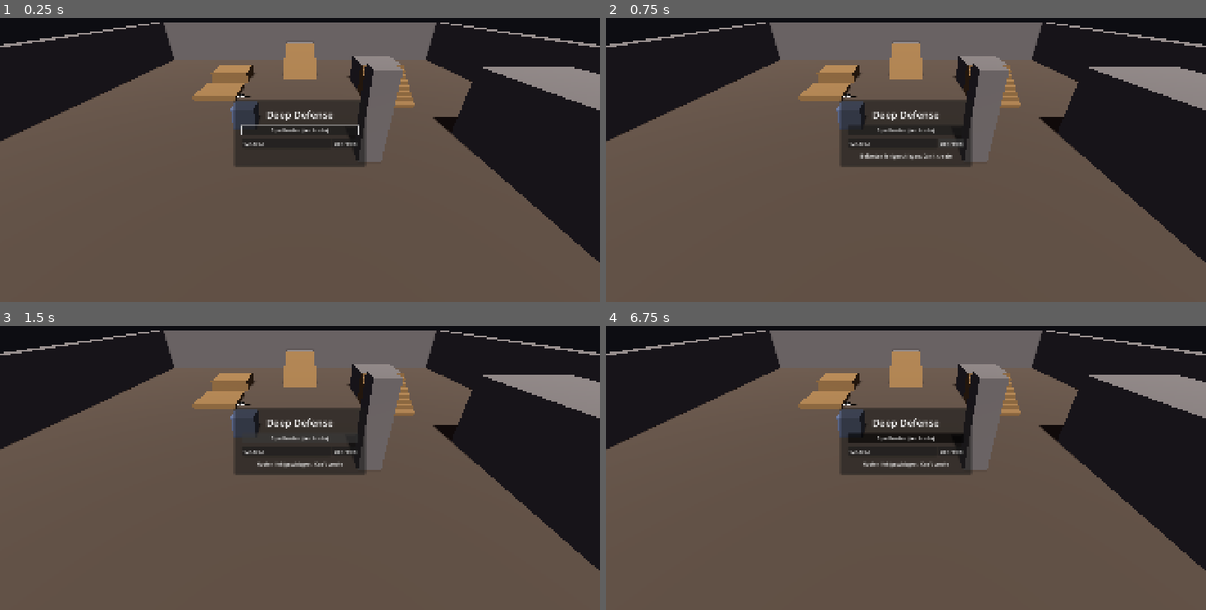
Above: before the commit, frames 1-4 (two rows, left to right).
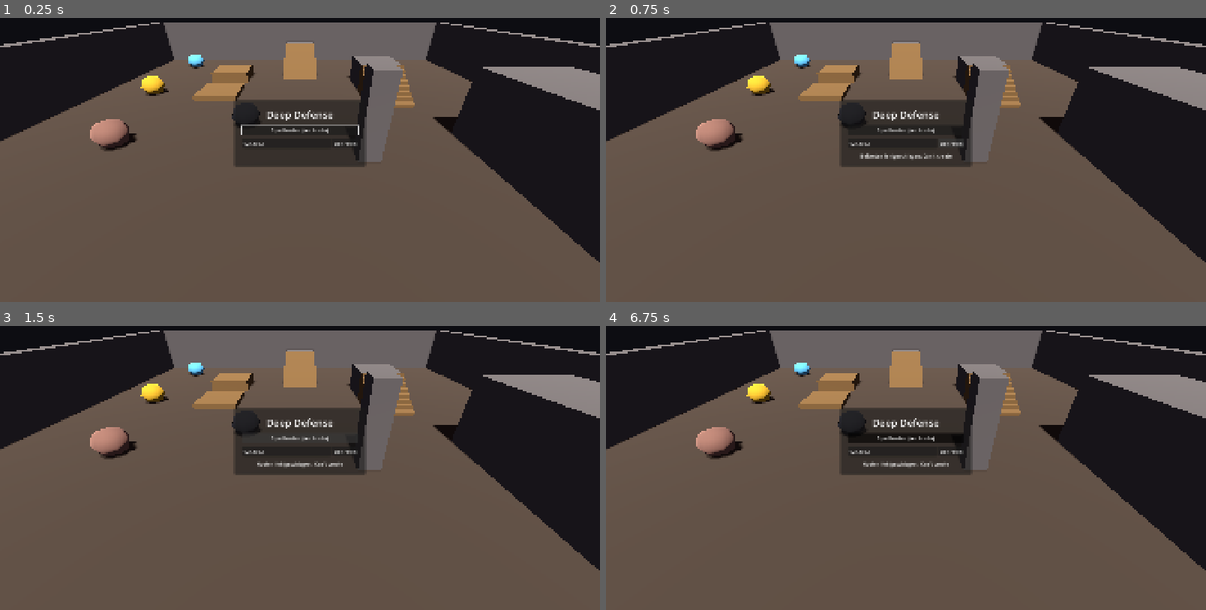
Above: after the commit, the same moments.

Repository: toxs1ck/deep-defense
Game: Godot game, scene res://scenes/Main.tscn
Two runs of this game, one before a commit and one after it. Both use one fixed random seed, a clock stepped at 60 frames per second and the inputs below.
Inputs (mouse positions are in pixels of both pictures, inside the frame that each line leads up to):
- Up to frame 1 (0.25 s): no input
- Up to frame 2 (0.75 s): click "Beitreten" at 0.5 s
- Up to frame 3 (1.5 s): click "Spiel hosten (auch solo)" at 1.25 s
- Up to frame 4 (6.75 s): move the mouse to (1038, 425) at 2.02 s; hold D (move_right) 2.03-2.78 s; hold E (interact) 2.03-2.78 s; click (1038, 425) at 2.17 s; move the mouse to (786, 459) at 2.77 s; hold S (move_back) 2.78-3.53 s; tap V (camera_switch_shoulder) at 2.85, 5.85 s; tap E (interact) at 3.05, 4.55, 6.05 s; move the mouse to (966, 368) at 3.52 s; hold D (move_right) 3.53-4.28 s; hold E (interact) 3.53-4.28 s; move the mouse to (876, 507) at 4.27 s; hold W (move_forward) 4.28-5.03 s; tap Shift (sprint) at 4.35 s; click (876, 507) at 4.42 s; move the mouse to (1086, 490) at 5.02 s; hold E (interact) 5.03-5.78 s; hold A (move_left) 5.03-6.53 s; move the mouse to (726, 391) at 5.77 s; move the mouse to (936, 442) at 6.52 s; hold S (move_back) from 6.53 s (still down); hold E (interact) from 6.53 s (still down); click (936, 442) at 6.67 s

The runs differ from the first frame. In frame 1, 1.3% of the frame differs, in the area x 15-44%, y 12-47%; in frame 2, 1.3%; in frame 3, 1.3%; in frame 4, 1.3%.

Commit message:
Erzvorkommen und Abbau (Prototyp-Aufgabe 5)
- OreData mit Wert, Schlägen pro Brocken, Brocken pro Vorkommen,
  Gewichtsklasse und Farbe; Kohle, Eisen, Gold, Kristall in data/ores/
  nach der GDD-Tabelle
- OreDeposit: Host zählt Schläge (Rate aus PlayerData.mining_rate,
  1,5/s), nach X Schlägen bricht ein Brocken heraus; Funken und kurzes
  Wackeln bei jedem Treffer für alle; schrumpft und verschwindet, wenn
  erschöpft; Stand wird an später Beitretende geschickt
- OreChunk: RigidBody auf dem Host, Clients glätten die übertragene
  Lage; per ChunkSpawner in Main repliziert
- InteractableComponent.allow_hold: E halten baut im Takt weiter ab
- TestRock durch vier Vorkommen im Testraum ersetzt

Co-Authored-By: Claude Opus 5.5 <noreply@anthropic.com>
Claude-Session: https://claude.ai/code/session_01GAyhZRLbDQ8opLecsSdQ6t

Diff:
--- a/components/InteractableComponent.gd
+++ b/components/InteractableComponent.gd
@@ -14,6 +14,8 @@
 ## Text im Prompt, z. B. „Abbauen“ → „E: Abbauen“.
 @export var prompt_text: String = "Benutzen"
 @export var enabled: bool = true
+## Gedrückt halten wiederholt die Interaktion im Takt der Abbaurate des Spielers (z. B. Abbauen).
+@export var allow_hold: bool = false
 
 
 func _ready() -> void:
--- /dev/null
+++ b/data/ores/coal.tres
@@ -0,0 +1,12 @@
+[gd_resource type="Resource" script_class="OreData" load_steps=2 format=3]
+
+[ext_resource type="Script" path="res://scripts/resources/OreData.gd" id="1_ore"]
+
+[resource]
+script = ExtResource("1_ore")
+display_name = "Kohle"
+value = 5
+hits_per_chunk = 2
+chunks_per_deposit = 6
+weight = 0
+color = Color(0.15, 0.15, 0.17, 1)
--- /dev/null
+++ b/data/ores/crystal.tres
@@ -0,0 +1,12 @@
+[gd_resource type="Resource" script_class="OreData" load_steps=2 format=3]
+
+[ext_resource type="Script" path="res://scripts/resources/OreData.gd" id="1_ore"]
+
+[resource]
+script = ExtResource("1_ore")
+display_name = "Kristall"
+value = 60
+hits_per_chunk = 8
+chunks_per_deposit = 3
+weight = 3
+color = Color(0.45, 0.85, 1, 1)
--- /dev/null
+++ b/data/ores/gold.tres
@@ -0,0 +1,12 @@
+[gd_resource type="Resource" script_class="OreData" load_steps=2 format=3]
+
+[ext_resource type="Script" path="res://scripts/resources/OreData.gd" id="1_ore"]
+
+[resource]
+script = ExtResource("1_ore")
+display_name = "Gold"
+value = 30
+hits_per_chunk = 6
+chunks_per_deposit = 4
+weight = 2
+color = Color(0.95, 0.75, 0.2, 1)
--- /dev/null
+++ b/data/ores/iron.tres
@@ -0,0 +1,12 @@
+[gd_resource type="Resource" script_class="OreData" load_steps=2 format=3]
+
+[ext_resource type="Script" path="res://scripts/resources/OreData.gd" id="1_ore"]
+
+[resource]
+script = ExtResource("1_ore")
+display_name = "Eisen"
+value = 12
+hits_per_chunk = 4
+chunks_per_deposit = 5
+weight = 1
+color = Color(0.62, 0.45, 0.38, 1)
--- a/data/player/default_player.tres
+++ b/data/player/default_player.tres
@@ -16,3 +16,4 @@
 air_acceleration = 30.0
 turn_speed = 20.0
 interaction_range = 2.5
+mining_rate = 1.5
--- a/scenes/Main.gd
+++ b/scenes/Main.gd
@@ -4,10 +4,12 @@
 ## Zum schnellen Testen per Kommandozeile: „-- --host“ oder „-- --join=127.0.0.1“.
 
 const PLAYER_SCENE: PackedScene = preload("res://scenes/player/Player.tscn")
+const CHUNK_SCENE: PackedScene = preload("res://scenes/world/OreChunk.tscn")
 const SPAWN_ORIGIN: Vector3 = Vector3(0, 0, 4)
 const SPAWN_SPACING: float = 1.5
 
 @onready var _players: Node3D = $Players
+@onready var _chunks: Node3D = $Chunks
 @onready var _menu: MainMenu = $UI/MainMenu
 @onready var _help: Label = $UI/Help
 @onready var _hud: HUD = $UI/HUD
@@ -19,6 +21,8 @@
 	_help.visible = false
 	_hud.visible = false
 	_players.child_entered_tree.connect(_on_player_added)
+	for deposit: OreDeposit in get_tree().get_nodes_in_group(OreDeposit.GROUP):
+		deposit.chunk_broken_off.connect(_on_chunk_broken_off)
 	_network_status.visible = false
 	_menu.host_requested.connect(_on_host_requested)
 	_menu.join_requested.connect(_on_join_requested)
@@ -108,6 +112,16 @@
 		player.interaction_target_changed.connect(_hud.show_interaction)
 
 
+## Nur auf dem Host: Brocken spawnen, der ChunkSpawner repliziert sie zu den Clients.
+func _on_chunk_broken_off(ore: OreData, spawn_position: Vector3, impulse: Vector3) -> void:
+	var chunk := CHUNK_SCENE.instantiate() as OreChunk
+	chunk.ore_path = ore.resource_path
+	chunk.position = spawn_position
+	chunk.sync_position = spawn_position
+	_chunks.add_child(chunk, true)
+	chunk.apply_central_impulse(impulse * chunk.mass)
+
+
 func _on_player_left(peer_id: int) -> void:
 	var player := _players.get_node_or_null(str(peer_id))
 	if player:
--- a/scenes/Main.tscn
+++ b/scenes/Main.tscn
@@ -30,6 +30,12 @@
 _spawnable_scenes = PackedStringArray("res://scenes/player/Player.tscn")
 spawn_path = NodePath("../Players")
 
+[node name="Chunks" type="Node3D" parent="."]
+
+[node name="ChunkSpawner" type="MultiplayerSpawner" parent="."]
+_spawnable_scenes = PackedStringArray("res://scenes/world/OreChunk.tscn")
+spawn_path = NodePath("../Chunks")
+
 [node name="MenuCamera" type="Camera3D" parent="."]
 transform = Transform3D(1, 0, 0, 0, 0.857167, 0.515038, 0, -0.515038, 0.857167, 0, 6, 12)
 fov = 75.0
@@ -44,7 +50,7 @@
 offset_right = 624.0
 offset_bottom = 104.0
 text = "WASD / linker Stick: laufen · Shift: sprinten · Leertaste: springen
-Maus / rechter Stick: Kamera · V / R3: Schulter wechseln · E / X: interagieren · Esc: beenden"
+Maus / rechter Stick: Kamera · V / R3: Schulter wechseln · E / X: interagieren (halten zum Abbauen) · Esc: beenden"
 
 [node name="NetworkStatus" type="Label" parent="UI"]
 anchors_preset = 1
--- a/scenes/player/Player.gd
+++ b/scenes/player/Player.gd
@@ -30,6 +30,8 @@
 @onready var _body: MeshInstance3D = $Model/Body
 
 var _interaction_target: InteractableComponent = null
+## Wartezeit bis zur nächsten wiederholten Interaktion beim Gedrückthalten.
+var _interact_cooldown: float = 0.0
 
 ## Restzeit, in der ein Sprung noch erlaubt ist; am Boden immer voll.
 var _coyote_timer: float = 0.0
@@ -109,8 +111,12 @@
 	sync_yaw = _model.rotation.y
 
 	_update_interaction_target()
-	if _interaction_target and Input.is_action_just_pressed("interact"):
-		_interaction_target.request_interact()
+	_interact_cooldown = maxf(0.0, _interact_cooldown - delta)
+	if _interaction_target and _interact_cooldown <= 0.0:
+		var held := _interaction_target.allow_hold and Input.is_action_pressed("interact")
+		if held or Input.is_action_just_pressed("interact"):
+			_interaction_target.request_interact()
+			_interact_cooldown = 1.0 / data.mining_rate if _interaction_target.allow_hold else 0.0
 
 
 ## Jeder Spieler bekommt eine eigene Farbe aus seiner Peer-ID, damit man Figuren unterscheiden kann.
--- /dev/null
+++ b/scenes/world/OreChunk.gd
@@ -0,0 +1,49 @@
+class_name OreChunk
+extends RigidBody3D
+## Erzbrocken. Der Host simuliert die Physik, Clients zeigen die übertragene Lage geglättet an.
+## Wird vom MultiplayerSpawner unter „Chunks“ in Main repliziert; Aufheben und Tragen folgen in Aufgabe 6.
+
+## Pfad zur OreData-Resource; wird beim Spawnen mitgeschickt, damit Clients die Erzart kennen.
+@export var ore_path: String = ""
+@export var remote_smoothing: float = 20.0
+
+## Vom Host gesetzt und per MultiplayerSynchronizer verteilt.
+@export var sync_position: Vector3
+@export var sync_rotation: Vector3
+
+var ore: OreData
+
+@onready var _mesh: MeshInstance3D = $Mesh
+
+
+func _ready() -> void:
+	ore = load(ore_path) as OreData
+	assert(ore != null, "OreChunk: ungültiger ore_path '%s'" % ore_path)
+	var material := StandardMaterial3D.new()
+	material.albedo_color = ore.color
+	_mesh.material_override = material
+	if multiplayer.is_server():
+		_store_sync_state()
+	else:
+		# Auf Clients bewegt sich der Brocken nur über die übertragene Lage, nicht über eigene Physik.
+		freeze = true
+		global_position = sync_position
+		global_rotation = sync_rotation
+
+
+func _physics_process(delta: float) -> void:
+	if multiplayer.is_server():
+		_store_sync_state()
+		return
+	var weight := 1.0 - exp(-remote_smoothing * delta)
+	global_position = global_position.lerp(sync_position, weight)
+	var target := Quaternion.from_euler(sync_rotation)
+	global_basis = Basis(global_basis.get_rotation_quaternion().slerp(target, weight))
+
+
+func _store_sync_state() -> void:
+	# Nur bei echten Änderungen schreiben, damit ruhende Brocken keinen Netzwerkverkehr erzeugen.
+	if not global_position.is_equal_approx(sync_position):
+		sync_position = global_position
+	if not global_rotation.is_equal_approx(sync_rotation):
+		sync_rotation = global_rotation
--- /dev/null
+++ b/scenes/world/OreChunk.tscn
@@ -0,0 +1,38 @@
+[gd_scene load_steps=5 format=3]
+
+[ext_resource type="Script" path="res://scenes/world/OreChunk.gd" id="1_chunk"]
+
+[sub_resource type="BoxShape3D" id="BoxShape3D_chunk"]
+size = Vector3(0.4, 0.35, 0.4)
+
+[sub_resource type="SphereMesh" id="SphereMesh_chunk"]
+radius = 0.24
+height = 0.4
+radial_segments = 5
+rings = 2
+
+[sub_resource type="SceneReplicationConfig" id="SceneReplicationConfig_chunk"]
+properties/0/path = NodePath(".:ore_path")
+properties/0/spawn = true
+properties/0/replication_mode = 0
+properties/1/path = NodePath(".:sync_position")
+properties/1/spawn = true
+properties/1/replication_mode = 2
+properties/2/path = NodePath(".:sync_rotation")
+properties/2/spawn = true
+properties/2/replication_mode = 2
+
+[node name="OreChunk" type="RigidBody3D"]
+collision_layer = 16
+collision_mask = 25
+mass = 5.0
+script = ExtResource("1_chunk")
+
+[node name="CollisionShape3D" type="CollisionShape3D" parent="."]
+shape = SubResource("BoxShape3D_chunk")
+
+[node name="Mesh" type="MeshInstance3D" parent="."]
+mesh = SubResource("SphereMesh_chunk")
+
+[node name="MultiplayerSynchronizer" type="MultiplayerSynchronizer" parent="."]
+replication_config = SubResource("SceneReplicationConfig_chunk")
--- /dev/null
+++ b/scenes/world/OreDeposit.gd
@@ -0,0 +1,96 @@
+class_name OreDeposit
+extends StaticBody3D
+## Erzvorkommen: Nach ore.hits_per_chunk Schlägen fällt ein Brocken heraus, nach ore.chunks_per_deposit
+## Brocken ist es erschöpft. Der Host zählt und verteilt den Stand; jeder Treffer gibt Feedback bei allen.
+## Brocken spawnt das Vorkommen nicht selbst, es meldet sie per Signal nach oben.
+
+## Nur auf dem Host: ein Brocken ist abgebrochen und soll an spawn_position mit impulse erscheinen.
+signal chunk_broken_off(ore: OreData, spawn_position: Vector3, impulse: Vector3)
+
+const GROUP: StringName = &"ore_deposits"
+## Der Host lässt Schläge etwas schneller zu als die Schlagrate, damit Netzwerk-Schwankungen nicht schlucken.
+const HIT_RATE_TOLERANCE: float = 0.85
+
+@export var ore: OreData
+
+@onready var _mesh: MeshInstance3D = $Mesh
+@onready var _collision: CollisionShape3D = $CollisionShape3D
+@onready var _interactable: InteractableComponent = $InteractableComponent
+@onready var _sparks: CPUParticles3D = $Sparks
+
+var _hits: int = 0
+var _chunks_left: int = 0
+var _mesh_scale: Vector3 = Vector3.ONE
+## Nur Host: Zeitpunkt des letzten angenommenen Schlags pro Spieler (Node-Name → Sekunden).
+var _last_hit_time: Dictionary = {}
+
+
+func _enter_tree() -> void:
+	add_to_group(GROUP)
+
+
+func _ready() -> void:
+	assert(ore != null, "OreDeposit braucht eine OreData-Resource")
+	_chunks_left = ore.chunks_per_deposit
+	var material := StandardMaterial3D.new()
+	material.albedo_color = ore.color
+	_mesh.material_override = material
+	_interactable.prompt_text = "%s abbauen" % ore.display_name
+	_interactable.interacted.connect(_on_interacted)
+	NetworkManager.player_joined.connect(_on_player_joined)
+	_apply_state()
+
+
+func _on_interacted(player: Player) -> void:
+	if _chunks_left <= 0:
+		return
+	var now := Time.get_ticks_msec() / 1000.0
+	var min_interval := HIT_RATE_TOLERANCE / player.data.mining_rate
+	var last_hit: float = _last_hit_time.get(player.name, -INF)
+	if now - last_hit < min_interval:
+		return
+	_last_hit_time[player.name] = now
+
+	_hits += 1
+	if _hits >= ore.hits_per_chunk:
+		_hits = 0
+		_chunks_left -= 1
+		# Der Brocken springt in Richtung des Spielers heraus, damit er nicht hinter dem Vorkommen landet.
+		var to_player := player.global_position - global_position
+		to_player.y = 0.0
+		var direction := to_player.normalized() if to_player.length_squared() > 0.01 else Vector3.FORWARD
+		chunk_broken_off.emit(ore, global_position + Vector3.UP * 1.2 + direction * 0.5, (direction + Vector3.UP * 1.5) * 2.0)
+	_play_hit_feedback.rpc()
+	_sync_state.rpc(_hits, _chunks_left)
+
+
+## Später beitretende Spieler bekommen den aktuellen Stand direkt vom Host.
+func _on_player_joined(peer_id: int) -> void:
+	if multiplayer.is_server() and peer_id != multiplayer.get_unique_id():
+		_sync_state.rpc_id(peer_id, _hits, _chunks_left)
+
+
+@rpc("authority", "call_local", "reliable")
+func _sync_state(hits: int, chunks_left: int) -> void:
+	_hits = hits
+	_chunks_left = chunks_left
+	_apply_state()
+
+
+@rpc("authority", "call_local", "unreliable")
+func _play_hit_feedback() -> void:
+	_sparks.restart()
+	var tween := create_tween()
+	_mesh.scale = _mesh_scale * 1.08
+	tween.tween_property(_mesh, "scale", _mesh_scale, 0.12).set_trans(Tween.TRANS_BACK).set_ease(Tween.EASE_OUT)
+
+
+## Das Vorkommen schrumpft mit jedem Brocken und verschwindet, wenn es erschöpft ist.
+func _apply_state() -> void:
+	var depleted := _chunks_left <= 0
+	_mesh.visible = not depleted
+	_collision.disabled = depleted
+	_interactable.enabled = not depleted
+	var fullness := float(_chunks_left) / float(ore.chunks_per_deposit)
+	_mesh_scale = Vector3.ONE * lerpf(0.6, 1.0, fullness)
+	_mesh.scale = _mesh_scale
--- /dev/null
+++ b/scenes/world/OreDeposit.tscn
@@ -0,0 +1,62 @@
+[gd_scene load_steps=9 format=3]
+
+[ext_resource type="Script" path="res://scenes/world/OreDeposit.gd" id="1_deposit"]
+[ext_resource type="Script" path="res://components/InteractableComponent.gd" id="2_interact"]
+[ext_resource type="Resource" path="res://data/ores/coal.tres" id="3_coal"]
+
+[sub_resource type="SphereShape3D" id="SphereShape3D_body"]
+radius = 0.75
+
+[sub_resource type="SphereMesh" id="SphereMesh_rock"]
+radius = 0.8
+height = 1.4
+radial_segments = 7
+rings = 3
+
+[sub_resource type="SphereShape3D" id="SphereShape3D_interact"]
+radius = 0.95
+
+[sub_resource type="StandardMaterial3D" id="StandardMaterial3D_spark"]
+shading_mode = 0
+albedo_color = Color(1, 0.8, 0.35, 1)
+
+[sub_resource type="BoxMesh" id="BoxMesh_spark"]
+material = SubResource("StandardMaterial3D_spark")
+size = Vector3(0.05, 0.05, 0.05)
+
+[node name="OreDeposit" type="StaticBody3D"]
+script = ExtResource("1_deposit")
+ore = ExtResource("3_coal")
+
+[node name="CollisionShape3D" type="CollisionShape3D" parent="."]
+transform = Transform3D(1, 0, 0, 0, 1, 0, 0, 0, 1, 0, 0.6, 0)
+shape = SubResource("SphereShape3D_body")
+
+[node name="Mesh" type="MeshInstance3D" parent="."]
+transform = Transform3D(1, 0, 0, 0, 1, 0, 0, 0, 1, 0, 0.6, 0)
+mesh = SubResource("SphereMesh_rock")
+
+[node name="InteractableComponent" type="Area3D" parent="."]
+collision_layer = 32
+collision_mask = 0
+monitoring = false
+script = ExtResource("2_interact")
+prompt_text = "Abbauen"
+allow_hold = true
+
+[node name="CollisionShape3D" type="CollisionShape3D" parent="InteractableComponent"]
+transform = Transform3D(1, 0, 0, 0, 1, 0, 0, 0, 1, 0, 0.6, 0)
+shape = SubResource("SphereShape3D_interact")
+
+[node name="Sparks" type="CPUParticles3D" parent="."]
+transform = Transform3D(1, 0, 0, 0, 1, 0, 0, 0, 1, 0, 1.1, 0)
+emitting = false
+amount = 14
+lifetime = 0.4
+one_shot = true
+explosiveness = 1.0
+mesh = SubResource("BoxMesh_spark")
+direction = Vector3(0, 1, 0)
+spread = 70.0
+initial_velocity_min = 2.0
+initial_velocity_max = 4.5
--- a/scenes/world/TestRock.gd
+++ /dev/null
@@ -1,22 +0,0 @@
-extends StaticBody3D
-## Platzhalter zum Testen der Interaktion, bis in Aufgabe 5 echte Erzvorkommen (OreDeposit) kommen.
-## Der Host zählt die Schläge und verteilt den Stand an alle.
-
-@onready var _interactable: InteractableComponent = $InteractableComponent
-@onready var _label: Label3D = $Label3D
-
-var _hits: int = 0
-
-
-func _ready() -> void:
-	_interactable.interacted.connect(_on_interacted)
-
-
-func _on_interacted(player: Player) -> void:
-	_hits += 1
-	_show_hits.rpc(_hits, String(player.name))
-
-
-@rpc("authority", "call_local", "reliable")
-func _show_hits(hits: int, peer_name: String) -> void:
-	_label.text = "Schläge: %d\n(zuletzt Spieler %s)" % [hits, peer_name]
--- a/scenes/world/TestRock.tscn
+++ /dev/null
@@ -1,44 +0,0 @@
-[gd_scene load_steps=7 format=3]
-
-[ext_resource type="Script" path="res://scenes/world/TestRock.gd" id="1_rock"]
-[ext_resource type="Script" path="res://components/InteractableComponent.gd" id="2_interact"]
-
-[sub_resource type="BoxShape3D" id="BoxShape3D_rock"]
-size = Vector3(1.2, 1.2, 1.2)
-
-[sub_resource type="StandardMaterial3D" id="StandardMaterial3D_rock"]
-albedo_color = Color(0.35, 0.4, 0.5, 1)
-
-[sub_resource type="BoxMesh" id="BoxMesh_rock"]
-material = SubResource("StandardMaterial3D_rock")
-size = Vector3(1.2, 1.2, 1.2)
-
-[sub_resource type="BoxShape3D" id="BoxShape3D_interact"]
-size = Vector3(1.4, 1.4, 1.4)
-
-[node name="TestRock" type="StaticBody3D"]
-script = ExtResource("1_rock")
-
-[node name="CollisionShape3D" type="CollisionShape3D" parent="."]
-transform = Transform3D(1, 0, 0, 0, 1, 0, 0, 0, 1, 0, 0.6, 0)
-shape = SubResource("BoxShape3D_rock")
-
-[node name="Mesh" type="MeshInstance3D" parent="."]
-transform = Transform3D(1, 0, 0, 0, 1, 0, 0, 0, 1, 0, 0.6, 0)
-mesh = SubResource("BoxMesh_rock")
-
-[node name="InteractableComponent" type="Area3D" parent="."]
-collision_layer = 32
-collision_mask = 0
-monitoring = false
-script = ExtResource("2_interact")
-prompt_text = "Abbauen"
-
-[node name="CollisionShape3D" type="CollisionShape3D" parent="InteractableComponent"]
-transform = Transform3D(1, 0, 0, 0, 1, 0, 0, 0, 1, 0, 0.6, 0)
-shape = SubResource("BoxShape3D_interact")
-
-[node name="Label3D" type="Label3D" parent="."]
-transform = Transform3D(1, 0, 0, 0, 1, 0, 0, 0, 1, 0, 1.7, 0)
-billboard = 1
-text = "Schläge: 0"
--- a/scenes/world/TestRoom.tscn
+++ b/scenes/world/TestRoom.tscn
@@ -1,7 +1,11 @@
-[gd_scene load_steps=6 format=3]
+[gd_scene load_steps=10 format=3]
 
 [ext_resource type="PackedScene" path="res://scenes/world/Stairs.tscn" id="1_stairs"]
-[ext_resource type="PackedScene" path="res://scenes/world/TestRock.tscn" id="2_rock"]
+[ext_resource type="PackedScene" path="res://scenes/world/OreDeposit.tscn" id="2_deposit"]
+[ext_resource type="Resource" path="res://data/ores/coal.tres" id="3_coal"]
+[ext_resource type="Resource" path="res://data/ores/iron.tres" id="4_iron"]
+[ext_resource type="Resource" path="res://data/ores/gold.tres" id="5_gold"]
+[ext_resource type="Resource" path="res://data/ores/crystal.tres" id="6_crystal"]
 
 [sub_resource type="StandardMaterial3D" id="StandardMaterial3D_floor"]
 albedo_color = Color(0.32, 0.27, 0.22, 1)
@@ -101,5 +105,18 @@
 [node name="Stairs" parent="." instance=ExtResource("1_stairs")]
 transform = Transform3D(1, 0, 0, 0, 1, 0, 0, 0, 1, 6, 0, -1.3)
 
-[node name="TestRock" parent="." instance=ExtResource("2_rock")]
+[node name="CoalDeposit" parent="." instance=ExtResource("2_deposit")]
 transform = Transform3D(1, 0, 0, 0, 1, 0, 0, 0, 1, -3, 0, 1)
+ore = ExtResource("3_coal")
+
+[node name="IronDeposit" parent="." instance=ExtResource("2_deposit")]
+transform = Transform3D(1, 0, 0, 0, 1, 0, 0, 0, 1, -9, 0, 3)
+ore = ExtResource("4_iron")
+
+[node name="GoldDeposit" parent="." instance=ExtResource("2_deposit")]
+transform = Transform3D(1, 0, 0, 0, 1, 0, 0, 0, 1, -11, 0, -4)
+ore = ExtResource("5_gold")
+
+[node name="CrystalDeposit" parent="." instance=ExtResource("2_deposit")]
+transform = Transform3D(1, 0, 0, 0, 1, 0, 0, 0, 1, -11, 0, -12)
+ore = ExtResource("6_crystal")
--- /dev/null
+++ b/scripts/resources/OreData.gd
@@ -0,0 +1,17 @@
+class_name OreData
+extends Resource
+## Werte einer Erzart. Startwerte laut GDD, Abschnitt „Erzarten“.
+
+## Gewichtsklasse beim Tragen (Aufgabe 6): leicht = 2 tragbar, schwer und sehr schwer verlangsamen.
+enum Weight { LIGHT, MEDIUM, HEAVY, VERY_HEAVY }
+
+@export var display_name: String = ""
+## Verkaufswert pro Brocken in $.
+@export var value: int = 0
+## Schläge mit der Spitzhacke, bis ein Brocken herausfällt.
+@export var hits_per_chunk: int = 1
+## Wie viele Brocken ein Vorkommen hergibt, bevor es erschöpft ist.
+@export var chunks_per_deposit: int = 1
+@export var weight: Weight = Weight.LIGHT
+## Farbe für Vorkommen und Brocken (Low-Poly, flache Farben).
+@export var color: Color = Color.WHITE
--- a/scripts/resources/PlayerData.gd
+++ b/scripts/resources/PlayerData.gd
@@ -22,3 +22,5 @@
 @export var turn_speed: float = 20.0
 ## Reichweite für Interaktionen in Metern, gemessen ab Augenhöhe.
 @export var interaction_range: float = 2.5
+## Schläge pro Sekunde mit der Spitzhacke beim Abbauen (GDD: 1,5).
+@export var mining_rate: float = 1.5
Not shown, removed: data/ores/.gitkeep
